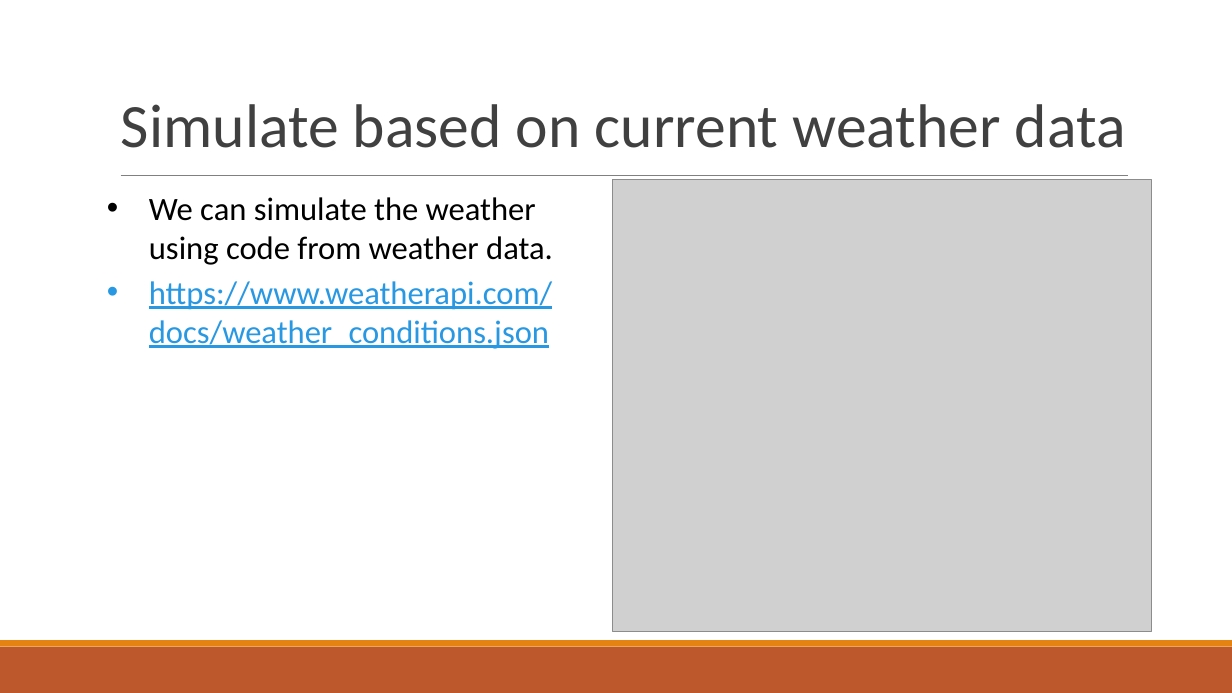
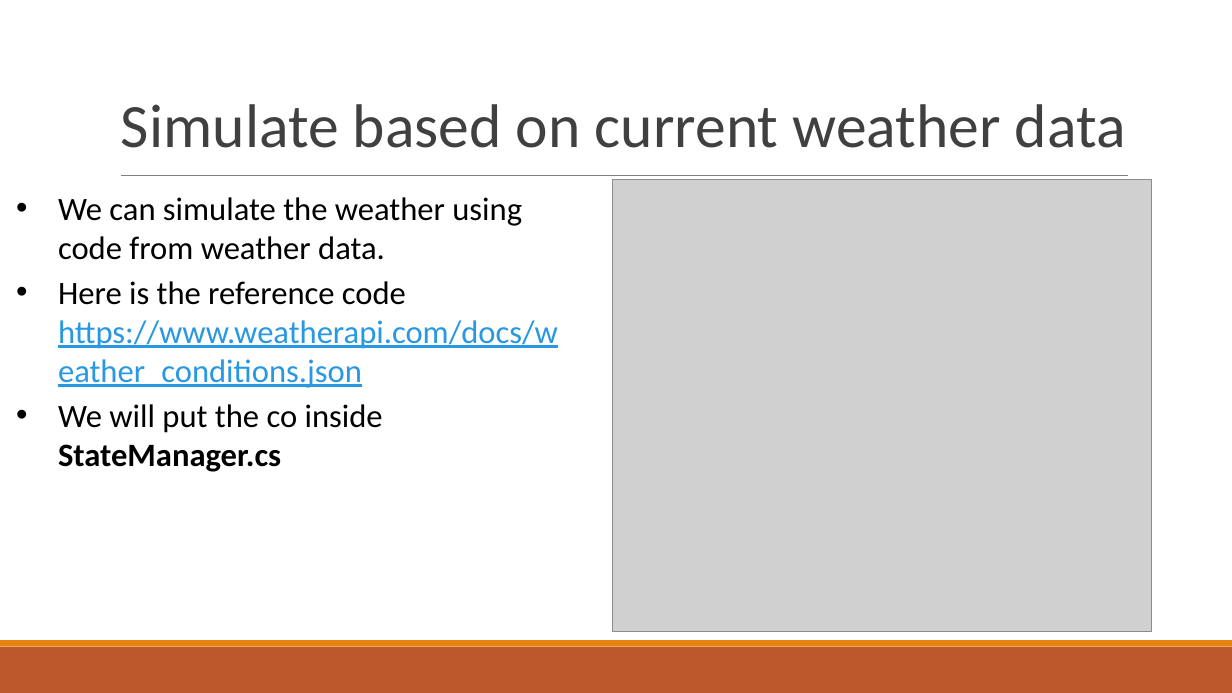
Before and after one commit to DutaChulaMetaverse/RealWorldWeatherDemo, a slide deck: slide 20 of docs/Intro to Digital Twin Unity - connecting with webapi.pptx. Drawn at 1232x693 pixels with LibreOffice and Linux fonts; fonts in the diff are those of the drawing; grey boxes stand for pictures. Boxes give left, top, right and bottom in pixels: in the first picture for what was removed or moved away, otherwise in the second. Text is boxed around its words. In the diff, an @@ line names an element or a change of style, - is before the commit and + after.

```diff
--- a/docs/Intro to Digital Twin Unity - connecting with webapi.pptx
+++ b/docs/Intro to Digital Twin Unity - connecting with webapi.pptx
@@ text "We can simulate the weather ...": place and size @@
-text "We can simulate the weather ..." at [149, 197, 553, 349]
+text "We can simulate the weather ..." at [58, 197, 558, 472]
@@ text at [58, 281, 558, 472]: text changed; text colour #2998E3 to #000000 @@
-• https://www.weatherapi.com/docs/weather_conditions.json
+• Here is the reference code https://www.weatherapi.com/docs/weather_conditions.json
+• We will put the co inside StateManager.cs
```
Also in this commit, not shown: 6 other slides changed, 1 slide added.
